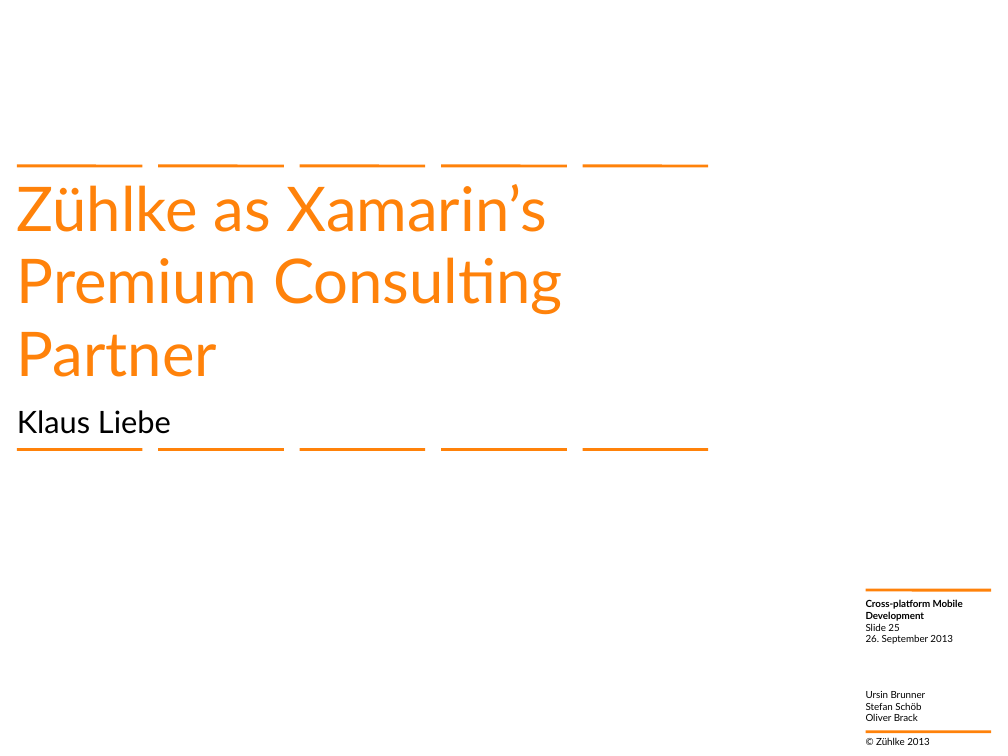
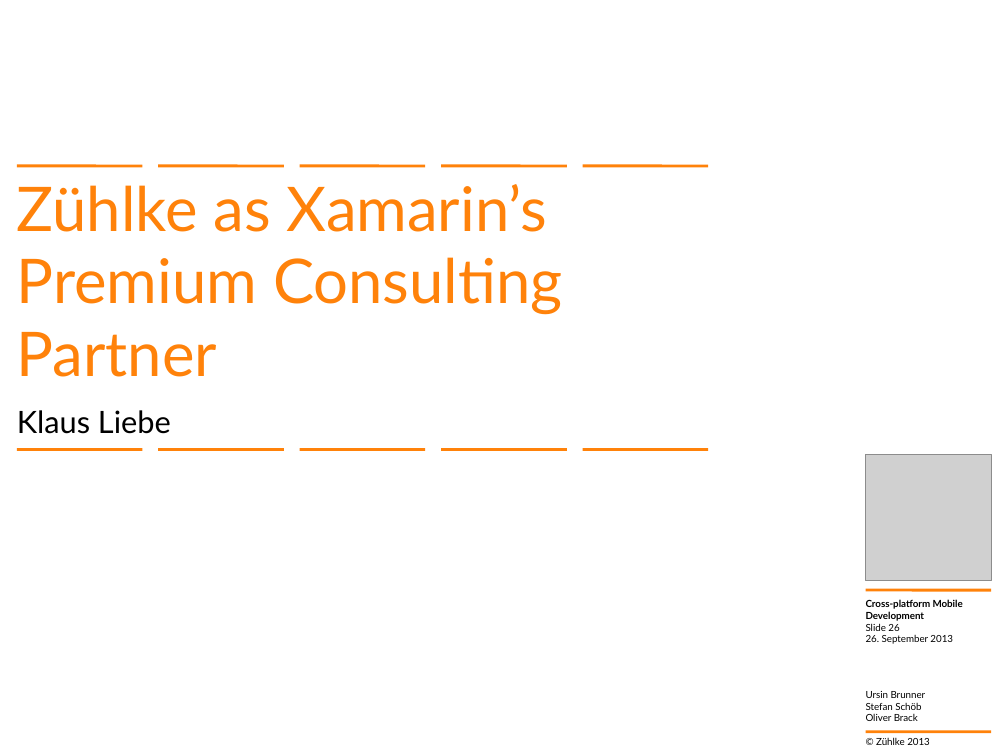
Before and after one commit to brunnurs/zxm, a slide deck: slide 26 of docs/13-09-26 Cross-platform mobile development with C#.pptx (slide 25 before the commit). Drawn at 1008x756 pixels with LibreOffice and Linux fonts; fonts in the diff are those of the drawing; grey boxes stand for pictures; background and template pictures are left out. Boxes give left, top, right and bottom in pixels: in the first picture for what was removed or moved away, otherwise in the second. Text is boxed around its words. In the diff, an @@ line names an element or a change of style, - is before the commit and + after.

```diff
--- a/docs/13-09-26 Cross-platform mobile development with C#.pptx
+++ b/docs/13-09-26 Cross-platform mobile development with C#.pptx
@@ picture added at bbox=[866, 455, 992, 581] @@
@@ page number at bbox=[866, 623, 899, 631]: text changed @@
-Slide 25
+Slide 26
```
Also in this commit, not shown: 7 other slides changed, 1 slide added.
